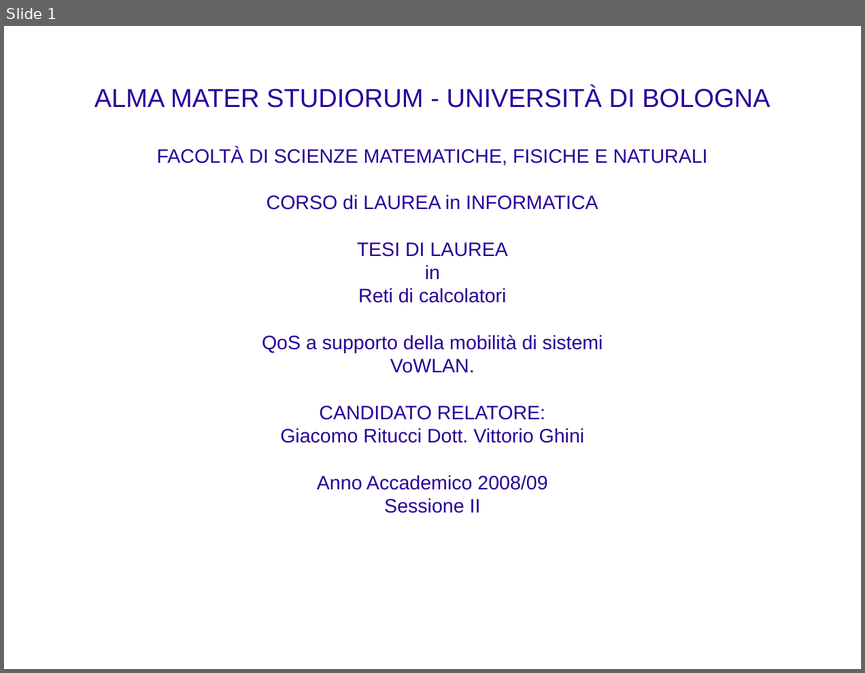
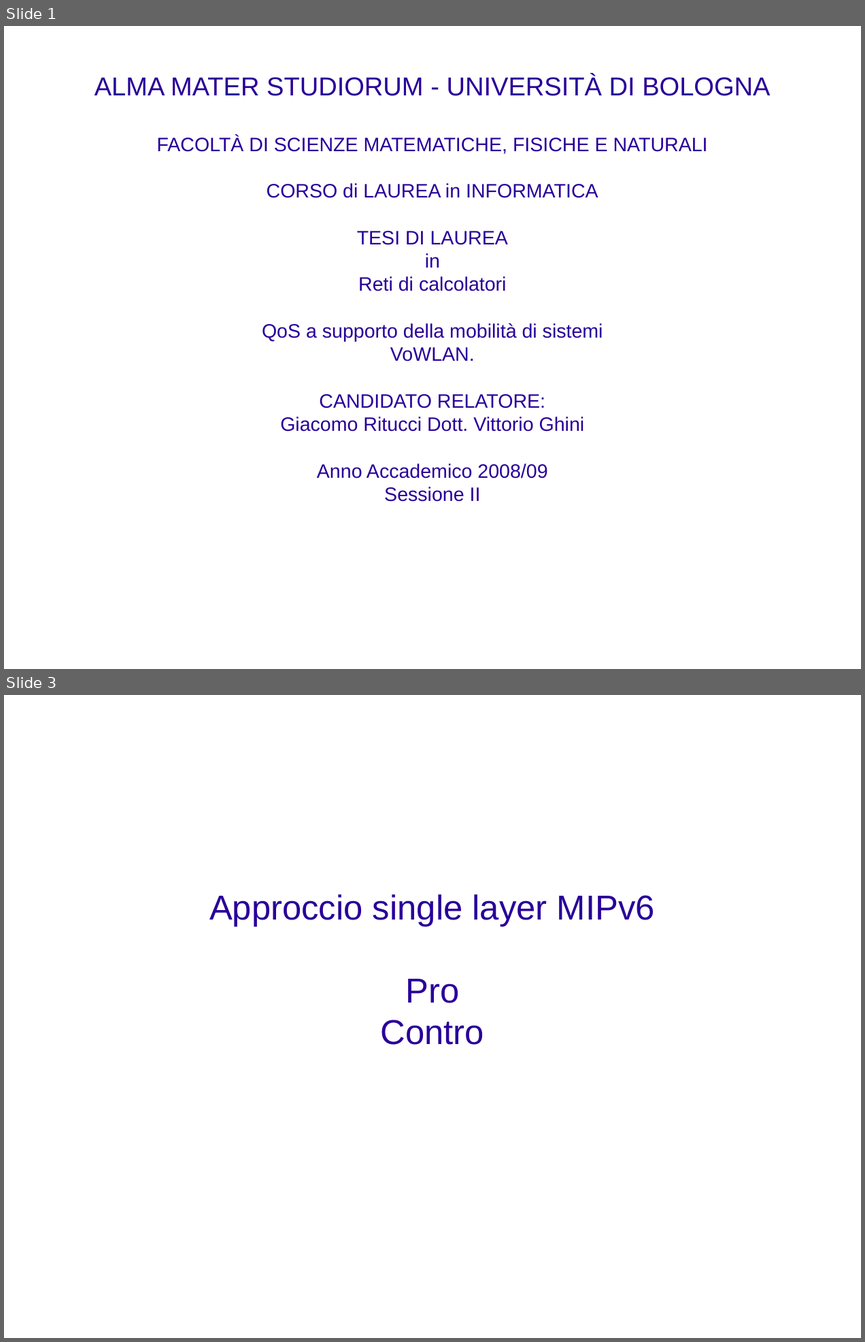
Before and after one commit to rjack/tesi-triennale, a slide deck: presentazione.odp. Shown one above the other, each under a label of ours: slide 1 before the commit, slides 1 and 3 after it; the slides between them are not shown. The pictures are 865x673 and 865x1342 pixels, drawn with LibreOffice and Linux fonts; fonts in the diff are those of the drawing; background and template pictures are left out. Boxes give left, top, right and bottom in pixels: in the first picture for what was removed or moved away, otherwise in the second. Text is boxed around its words. In the diff, an @@ line names an element or a change of style, - is before the commit and + after.

```diff
--- a/presentazione.odp
+++ b/presentazione.odp
@@ slide 3 added at <box>4,695,861,1338</box>, background picture (left out) @@
@@ subtitle added at <box>209,894,655,1045</box>, 32 pt, text #280099 @@
+Approccio single layer MIPv6
+Pro
+Contro
@@ slide 1 changed as well @@
@@ subtitle "ALMA MATER STUDIORUM - UNIVERSITÀ ...": place and size @@
-subtitle "ALMA MATER STUDIORUM - UNIVERSITÀ ..." at <box>94,87,770,513</box>
+subtitle "ALMA MATER STUDIORUM - UNIVERSITÀ ..." at <box>94,75,770,501</box>
```
Also in this commit, not shown: 9 other slides added.
